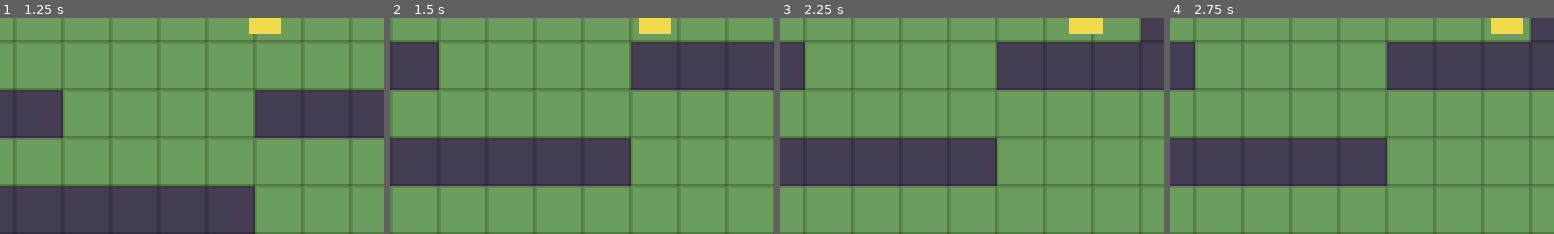
Above: before the commit, frames 1-4 (left to right).
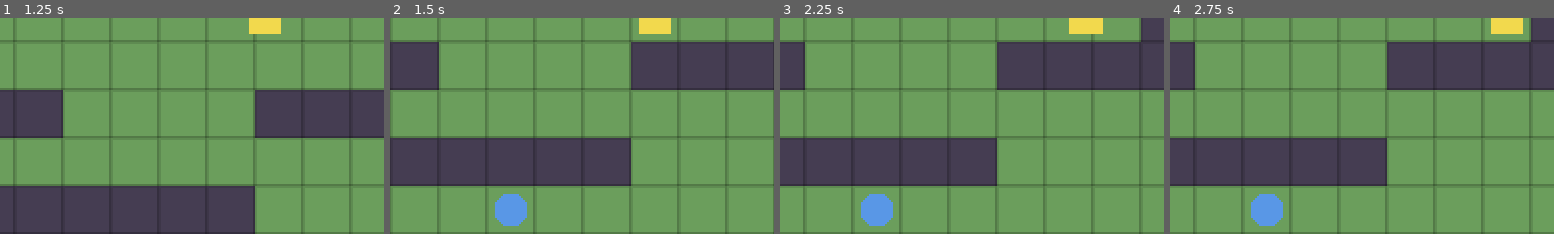
Above: after the commit, the same moments.

Repository: dobachi/kataru
Game: Godot game, scene res://src/game/Main.tscn
Two runs of this game, one before a commit and one after it. Both use one fixed random seed, a clock stepped at 60 frames per second and the inputs below.
Inputs:
- Up to frame 1 (1.25 s): tap Enter (ui_accept) at 0.5 s; hold Right (ui_right) from 0.53 s (still down); hold Enter (ui_accept) from 0.53 s (still down)
- Up to frame 2 (1.5 s): release Right (ui_right) at 1.28 s; release Enter (ui_accept) at 1.28 s; hold Down (ui_down) from 1.28 s (still down); tap Enter (ui_accept) at 1.35 s
- Up to frame 3 (2.25 s): tap Enter (ui_accept) at 1.52, 1.82, 2 s; release Down (ui_down) at 2.03 s; hold Right (ui_right) from 2.03 s (still down); hold Enter (ui_accept) from 2.03 s (still down)
- Up to frame 4 (2.75 s): keep holding Right (ui_right); keep holding Enter (ui_accept)
The pictures show only the part of the screen within x 15-65%, y 50-100%; the shares and areas given below are measured in that part.

Frame 1 is identical in both runs. In frame 2, 1.0% of the frame differs, in the area x 27-36%, y 81-97%; in frame 3, 1.0%; in frame 4, 1.0%.

Commit message:
S3: NPC配置＋会話ウィンドウ（歩いてNPCと話せる）
- tools: npcfmt 追加、convert/lint を maps と npcs 両対応に
  - scenario/npcs/*.md -> data/npcs/*.json
- Godot: Npc / NpcLoader / DialogueBox を追加
  - Player に向き(facing)・入力ロック・占有マス(occupied)を追加
  - Main で data の npcs を配置し、向いた先のNPCに ui_accept で会話/送り
- 会話フローはヘッドレス自動テストで検証済み

関連: #11

Diff:
--- /dev/null
+++ b/data/npcs/elder.json
@@ -0,0 +1,9 @@
+{
+  "id": "elder",
+  "name": "村の長老",
+  "sprite": "elder",
+  "dialogue": [
+    "こんにちは、旅の人。",
+    "この村にようこそ。"
+  ]
+}
--- /dev/null
+++ b/src/core/dialogue_box.gd
@@ -0,0 +1,61 @@
+class_name DialogueBox
+extends CanvasLayer
+## 画面下部の会話ウィンドウ。start() で開始し、advance() で次の行へ。
+## 全行を読み終えると finished を発火する。
+
+signal finished
+
+var active := false
+var _lines: Array = []
+var _index := 0
+var _name_label: Label
+var _body_label: Label
+
+func _ready() -> void:
+	layer = 10
+	var panel := Panel.new()
+	panel.set_anchors_preset(Control.PRESET_BOTTOM_WIDE)
+	panel.offset_left = 8
+	panel.offset_right = -8
+	panel.offset_top = -70
+	panel.offset_bottom = -8
+	add_child(panel)
+
+	_name_label = Label.new()
+	_name_label.position = Vector2(10, 6)
+	_name_label.add_theme_font_size_override("font_size", 12)
+	_name_label.modulate = Color(1.0, 0.92, 0.6)
+	panel.add_child(_name_label)
+
+	_body_label = Label.new()
+	_body_label.set_anchors_preset(Control.PRESET_FULL_RECT)
+	_body_label.offset_left = 10
+	_body_label.offset_top = 28
+	_body_label.offset_right = -10
+	_body_label.offset_bottom = -8
+	_body_label.autowrap_mode = TextServer.AUTOWRAP_WORD_SMART
+	_body_label.add_theme_font_size_override("font_size", 12)
+	panel.add_child(_body_label)
+
+	visible = false
+
+func start(speaker: String, lines: Array) -> void:
+	if lines.is_empty():
+		return
+	_lines = lines
+	_index = 0
+	_name_label.text = speaker
+	_body_label.text = str(_lines[0])
+	active = true
+	visible = true
+
+func advance() -> void:
+	if not active:
+		return
+	_index += 1
+	if _index >= _lines.size():
+		active = false
+		visible = false
+		finished.emit()
+	else:
+		_body_label.text = str(_lines[_index])
--- /dev/null
+++ b/src/core/npc.gd
@@ -0,0 +1,17 @@
+class_name Npc
+extends Node2D
+## マップ上のNPC。会話データ(data)を持ち、S1暫定の青い丸で描画する。
+
+var cell := Vector2i.ZERO
+var data: Dictionary = {}                # { id, name, sprite, dialogue:[...] }
+var tile_size: int = 16
+
+func setup(c: Vector2i, d: Dictionary, ts: int = 16) -> void:
+	cell = c
+	data = d
+	tile_size = ts
+	position = Vector2(c.x * ts + ts / 2.0, c.y * ts + ts / 2.0)
+	queue_redraw()
+
+func _draw() -> void:
+	draw_circle(Vector2.ZERO, tile_size * 0.35, Color(0.35, 0.59, 0.90))
--- /dev/null
+++ b/src/core/npc_loader.gd
@@ -0,0 +1,17 @@
+class_name NpcLoader
+extends RefCounted
+## data/npcs/<id>.json（tools/ が生成）を読み込む。
+
+static func load_npc(id: String) -> Dictionary:
+	var path := "res://data/npcs/%s.json" % id
+	var f := FileAccess.open(path, FileAccess.READ)
+	if f == null:
+		push_error("NPCを開けません: %s（tools/kataru.py convert を実行しましたか？）" % path)
+		return {}
+	var text := f.get_as_text()
+	f.close()
+	var data: Variant = JSON.parse_string(text)
+	if typeof(data) != TYPE_DICTIONARY:
+		push_error("NPC JSONの解析に失敗: %s" % path)
+		return {}
+	return data
--- a/src/core/player.gd
+++ b/src/core/player.gd
@@ -1,13 +1,16 @@
 class_name Player
 extends Node2D
 ## グリッド単位で移動するプレイヤー。古風RPG風に、1マスずつ滑らかに歩く。
-## 壁判定は WorldMap.is_walkable に委ねる。見た目はS1暫定の四角。
+## 壁判定は WorldMap.is_walkable に、NPC等の占有は occupied に委ねる。
 
 const STEP_TIME := 0.14  # 1マスの歩行時間。将来ダッシュ時は短縮する想定
 
 var map: WorldMap = null
 var tile_size: int = 32
 var cell := Vector2i.ZERO
+var facing := Vector2i(0, 1)            # 既定は下向き。会話の対象判定に使う
+var input_locked := false               # 会話中などは移動を止める
+var occupied: Dictionary = {}           # Vector2i -> true（NPC等が居るマス）
 var _moving := false
 
 func setup(m: WorldMap, start: Vector2i, ts: int = 32) -> void:
@@ -21,7 +24,7 @@
 	return Vector2(c.x * tile_size + tile_size / 2.0, c.y * tile_size + tile_size / 2.0)
 
 func _process(_delta: float) -> void:
-	if _moving or map == null:
+	if _moving or input_locked or map == null:
 		return
 	var dir := Vector2i.ZERO
 	if Input.is_action_pressed("ui_up"):
@@ -33,11 +36,12 @@
 	elif Input.is_action_pressed("ui_right"):
 		dir = Vector2i(1, 0)
 	if dir != Vector2i.ZERO:
+		facing = dir                    # 移動できなくても向きは変える（壁/NPCを向ける）
 		_try_move(dir)
 
 func _try_move(dir: Vector2i) -> void:
 	var target := cell + dir
-	if not map.is_walkable(target):
+	if not map.is_walkable(target) or occupied.has(target):
 		return
 	_moving = true
 	cell = target
--- a/src/game/Main.gd
+++ b/src/game/Main.gd
@@ -1,9 +1,13 @@
 extends Node2D
-## S2: マップを data/maps/*.json から読み込んで表示する（データ駆動）。
-## 元の scenario/maps/village.md を tools/kataru.py convert で JSON 化したもの。
+## S3: マップ＋NPC配置＋会話。data/ から読み込み、NPCに話しかけると会話を表示する。
+## 操作: 矢印/WASD で移動、Enter/Space(ui_accept) で「向いている先のNPC」と会話／送り。
 
-const TILE_SIZE := 16  # SNES級を想定した16pxタイル基準（S1は色塗りプレースホルダ）
+const TILE_SIZE := 16
 const MAP_PATH := "res://data/maps/village.json"
+
+var _player: Player
+var _dialogue: DialogueBox
+var _npcs: Array = []  # Array[Npc]
 
 func _ready() -> void:
 	var map := MapLoader.load_map(MAP_PATH)
@@ -14,16 +18,46 @@
 	renderer.setup(map, TILE_SIZE)
 	add_child(renderer)
 
-	var player := Player.new()
-	player.setup(map, map.player_start, TILE_SIZE)
-	add_child(player)
+	_player = Player.new()
+	_player.setup(map, map.player_start, TILE_SIZE)
+	add_child(_player)
+
+	# data の npcs を配置（マスは占有＝侵入不可にする）
+	for entry in map.npcs:
+		var pos: Array = entry.get("pos", [1, 1])
+		var cell := Vector2i(int(pos[0]), int(pos[1]))
+		var npc := Npc.new()
+		npc.setup(cell, NpcLoader.load_npc(str(entry.get("id", ""))), TILE_SIZE)
+		add_child(npc)
+		_npcs.append(npc)
+		_player.occupied[cell] = true
+
+	_dialogue = DialogueBox.new()
+	add_child(_dialogue)
+	_dialogue.finished.connect(func() -> void: _player.input_locked = false)
 
 	var cam := Camera2D.new()
 	cam.zoom = Vector2(1.5, 1.5)
-	# マップ外を映さないよう端で止める
 	cam.limit_left = 0
 	cam.limit_top = 0
 	cam.limit_right = map.width * TILE_SIZE
 	cam.limit_bottom = map.height * TILE_SIZE
-	player.add_child(cam)
+	_player.add_child(cam)
 	cam.make_current()
+
+func _unhandled_input(event: InputEvent) -> void:
+	if not event.is_action_pressed("ui_accept"):
+		return
+	if _dialogue.active:
+		_dialogue.advance()
+		return
+	var npc := _npc_at(_player.cell + _player.facing)
+	if npc != null:
+		_player.input_locked = true
+		_dialogue.start(str(npc.data.get("name", "")), npc.data.get("dialogue", []))
+
+func _npc_at(cell: Vector2i) -> Npc:
+	for n in _npcs:
+		if n.cell == cell:
+			return n
+	return null
Not shown, added: src/core/dialogue_box.gd.uid
Not shown, added: src/core/npc.gd.uid
Not shown, added: src/core/npc_loader.gd.uid
Not shown, changed: tools/kataru.py
Not shown, added: tools/npcfmt.py
